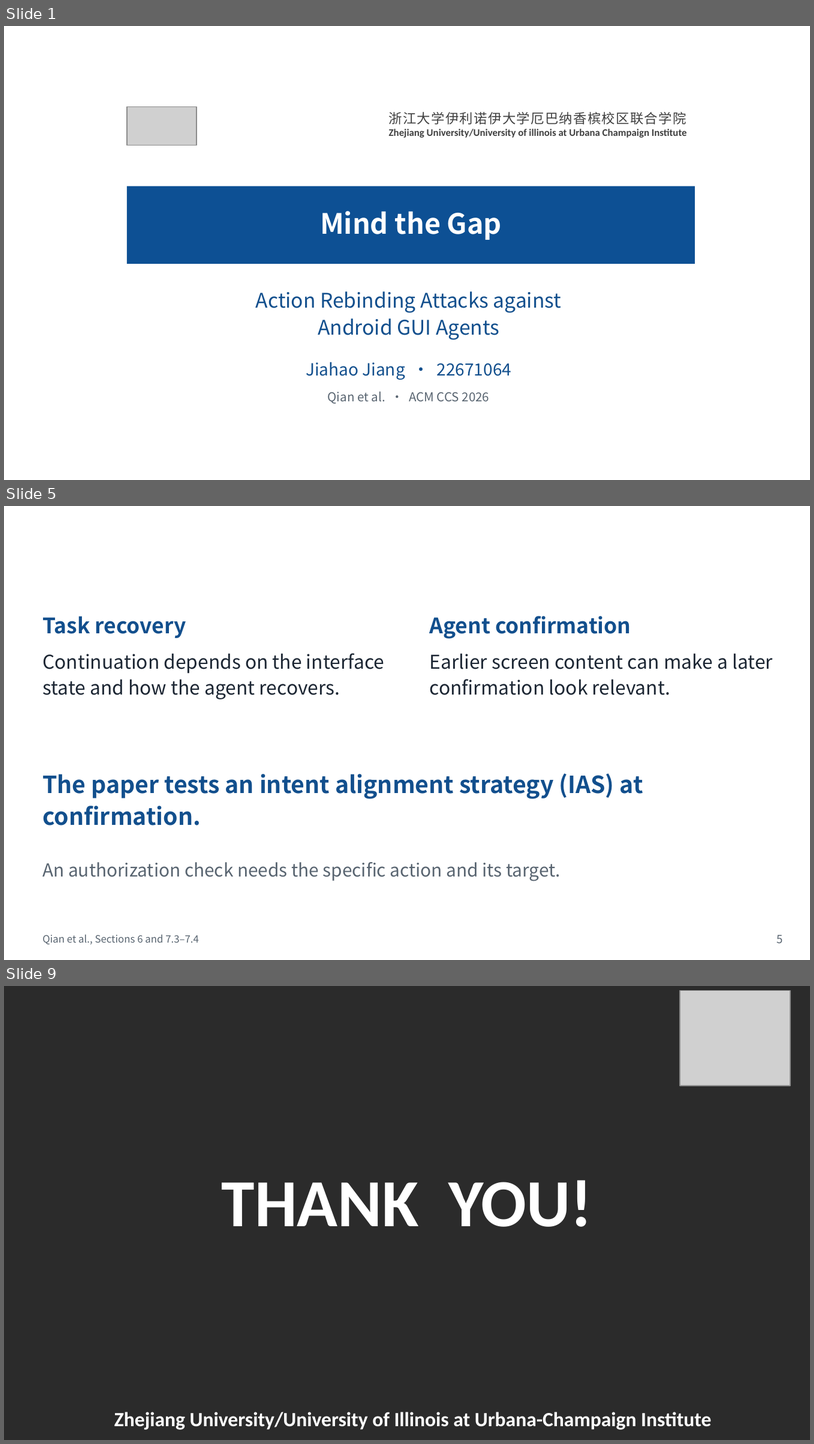
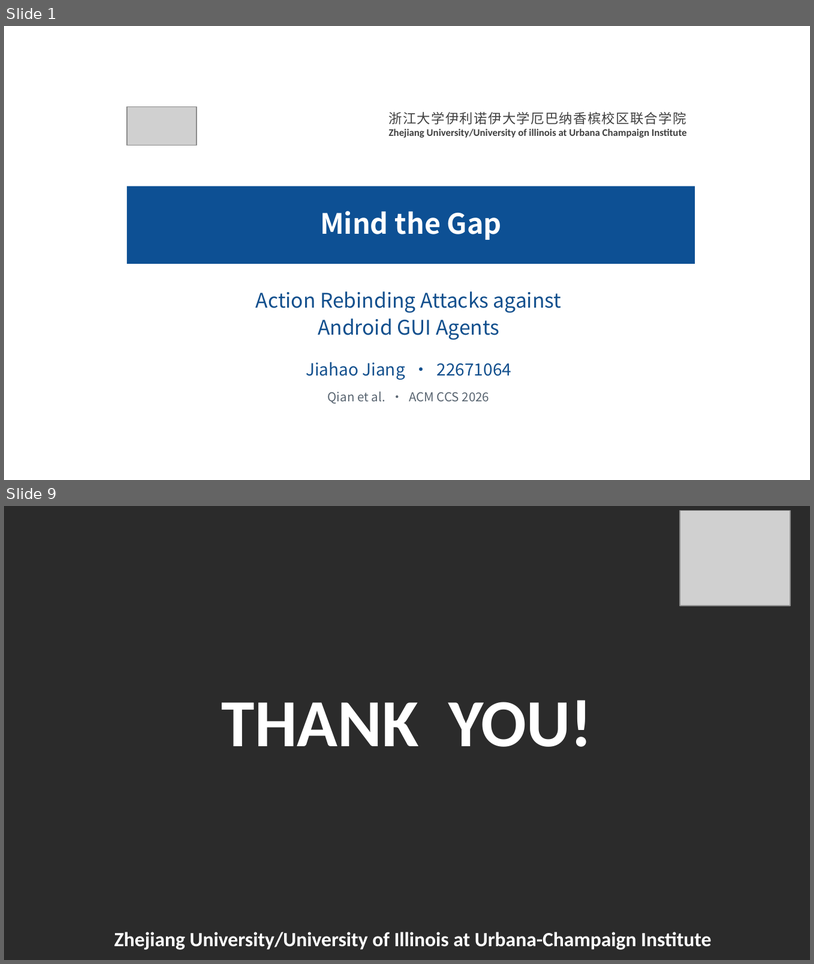
Before and after one commit to Novakru/ZJU-assignment-reports, a slide deck: submission/presentation.pptx. Shown one above the other, each under a label of ours: slides 1, 5 and 9 before the commit, slides 1 and 9 after it; the slides between them are not shown. The pictures are 814x1444 and 814x964 pixels, drawn with LibreOffice and Linux fonts; fonts in the diff are those of the drawing; grey boxes stand for pictures; background and template pictures are left out; a plain dark background stands for a picture behind light text. Boxes give left, top, right and bottom in pixels: in the first picture for what was removed or moved away, otherwise in the second. Text is boxed around its words. In the diff, an @@ line names an element or a change of style, - is before the commit and + after.

```diff
--- a/submission/presentation.pptx
+++ b/submission/presentation.pptx
@@ slide 5 removed at [4,506,810,960], background #FFFFFF @@
@@ text removed at [30,509,635,541] @@
-Why Extra Steps Change the Outcome
@@ text removed at [740,508,792,538] @@
-ZJUI
@@ text removed at [42,616,186,638] @@
-Task recovery
@@ text removed at [430,616,632,639] @@
-Agent confirmation
@@ text removed at [42,653,384,699] @@
-Continuation depends on the interface state and how the agent recovers.
@@ text removed at [430,653,773,695] @@
-Earlier screen content can make a later confirmation look relevant.
@@ text removed at [42,773,644,825] @@
-The paper tests an intent alignment strategy (IAS) at confirmation.
@@ text removed at [42,862,561,881] @@
-An authorization check needs the specific action and its target.
@@ text removed at [42,934,199,944] @@
-Qian et al., Sections 6 and 7.3–7.4
@@ text removed at [777,934,783,943] @@
-5
```
Also in this commit, not shown: 5 slides changed, 2 slides added, 1 other slide removed, 14 other files.
